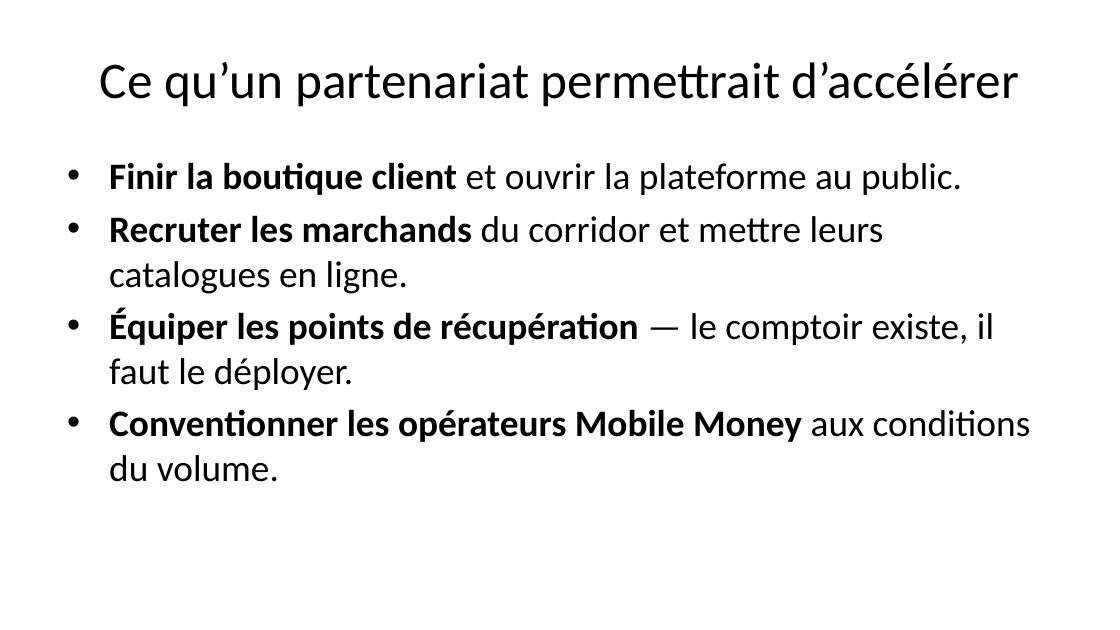
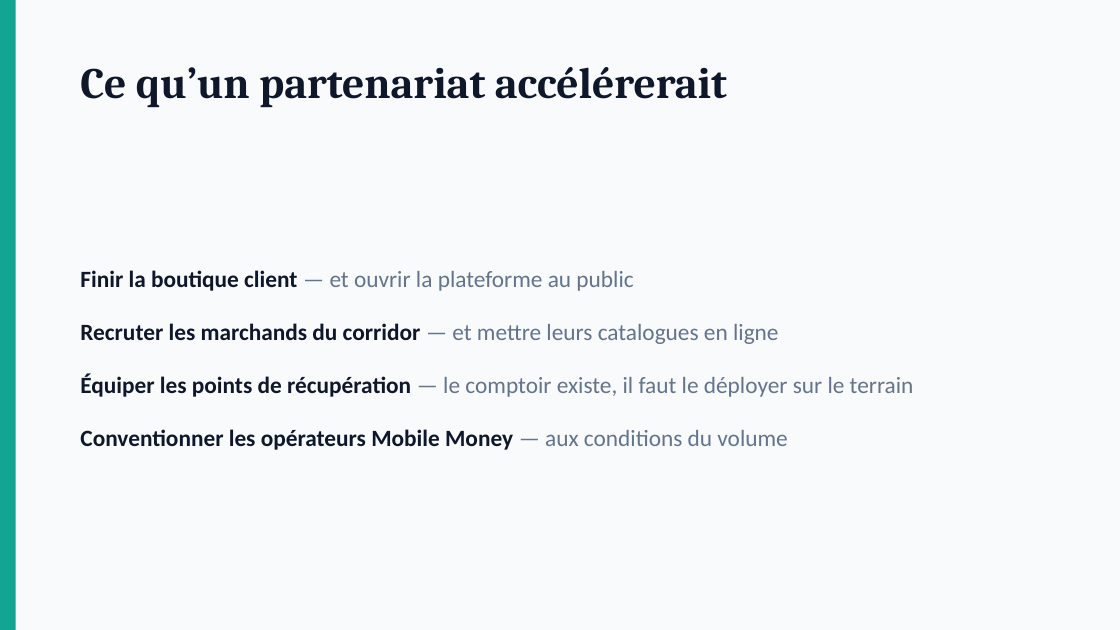
Before and after one commit to Dominique-BRIA/garah, a slide deck: slide 32 of docs/presentation/GARAH-presentation.pptx (slide 34 before the commit). Drawn at 1120x630 pixels with LibreOffice and Linux fonts; fonts in the diff are those of the drawing. Boxes give left, top, right and bottom in pixels: in the first picture for what was removed or moved away, otherwise in the second. Text is boxed around its words. In the diff, an @@ line names an element or a change of style, - is before the commit and + after.

```diff
--- a/docs/presentation/GARAH-presentation.pptx
+++ b/docs/presentation/GARAH-presentation.pptx
@@ background #FFFFFF to #F8FAFC @@
@@ rectangle added at [0,0,16,629], fill #12A594 @@
@@ text at [80,67,727,108]: text changed; size 33 to 28 pt; font Calibri to Cambria; text colour #000000 to #0F172A; bold on @@
-Ce qu’un partenariat permettrait d’accélérer
+Ce qu’un partenariat accélérerait
@@ text "Finir la boutique client — ..." at [80,270,914,450]: vertical alignment top to middle @@
@@ text at [80,270,914,450]: text changed; size 24 to 15 pt; text colour #000000 to #64748B @@
-• Finir la boutique client et ouvrir la plateforme au public.
-• Recruter les marchands du corridor et mettre leurs catalogues en ligne.
-• Équiper les points de récupération — le comptoir existe, il faut le déployer.
-• Conventionner les opérateurs Mobile Money aux conditions du volume.
+▪ Finir la boutique client — et ouvrir la plateforme au public
+Recruter les marchands du corridor — et mettre leurs catalogues en ligne
+Équiper les points de récupération — le comptoir existe, il faut le déployer sur le terrain
+Conventionner les opérateurs Mobile Money — aux conditions du volume
```
Also in this commit, not shown: 22 other slides changed, 11 slides added, 13 slides removed, 3 other files.
